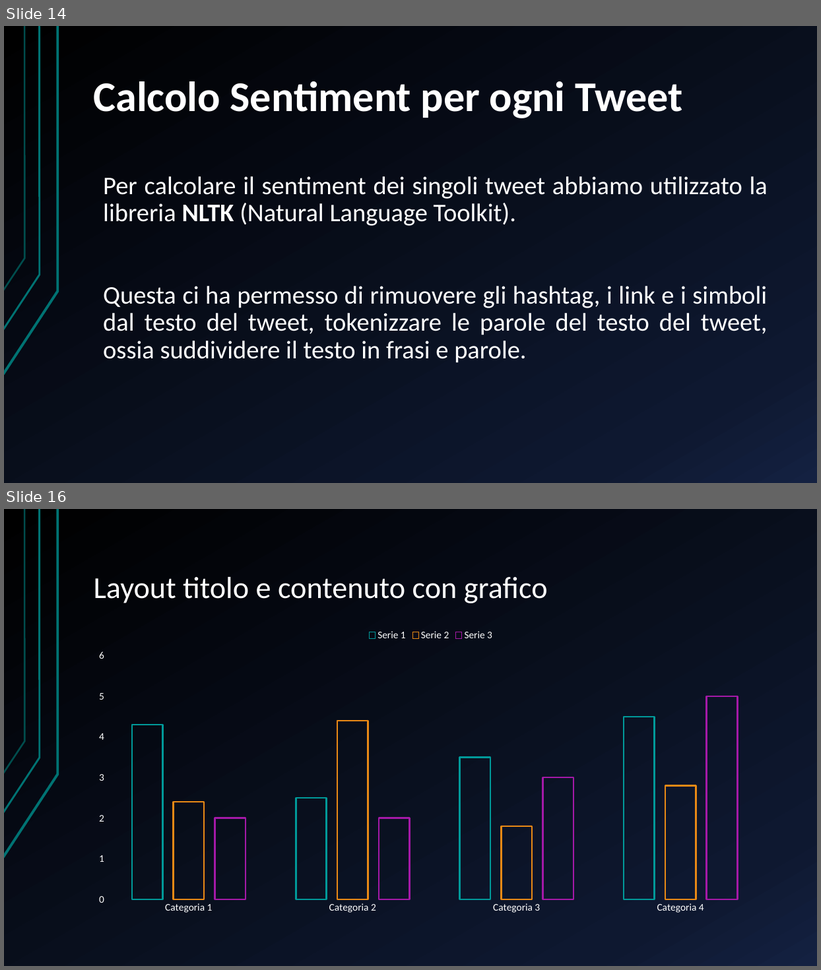
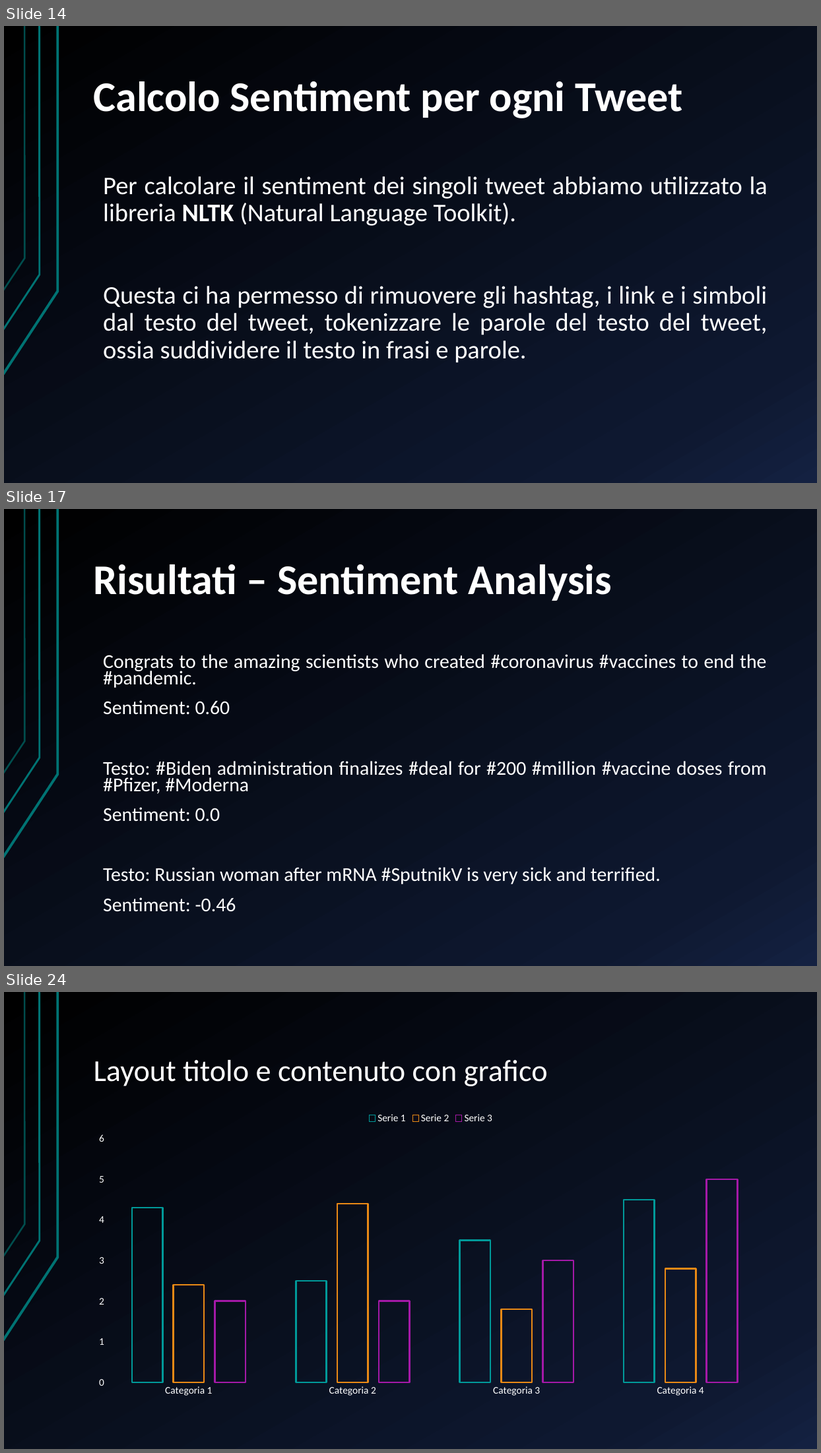
Before and after one commit to DanieleCampopiano/Semantic-Intelligence, a slide deck: Presentazione/Presentazione Progetto.pptx. Shown one above the other, each under a label of ours: slides 14 and 16 before the commit, slides 14, 17 and 24 after it; the slides between them are not shown. The pictures are 821x970 and 821x1453 pixels, drawn with LibreOffice and Linux fonts; fonts in the diff are those of the drawing. Boxes give left, top, right and bottom in pixels: in the first picture for what was removed or moved away, otherwise in the second. Text is boxed around its words. In the diff, an @@ line names an element or a change of style, - is before the commit and + after.

Commit message:
Modifica funzione di Content Analysis per evitare duplicati e aggiornamento Powerpoint. Eliminazione di dataseTweetGenerici.csv

```diff
--- a/Presentazione/Presentazione Progetto.pptx
+++ b/Presentazione/Presentazione Progetto.pptx
@@ slide 17 added at [4, 509, 817, 966], background gradient #000000 to #0F1931 to #142242; not listed: 3 template elements that a slide beside it also shows @@
@@ title added at [94, 564, 612, 601], 50 pt, text #FFFFFF, bold @@
+Risultati – Sentiment Analysis
@@ text added at [103, 654, 767, 912], 23.2 pt, text #FFFFFF @@
+Congrats to the amazing scientists who created #coronavirus #vaccines to end the #pandemic.
+Sentiment: 0.60
+Testo: #Biden administration finalizes #deal for #200 #million #vaccine doses from #Pfizer, #Moderna
+Sentiment: 0.0
+Testo: Russian woman after mRNA #SputnikV is very sick and terrified.
+Sentiment: -0.46
@@ what was slide 16 is now slide 24 @@
```
Also in this commit, not shown: 1 slide changed, 7 other slides added, 4 other files.
